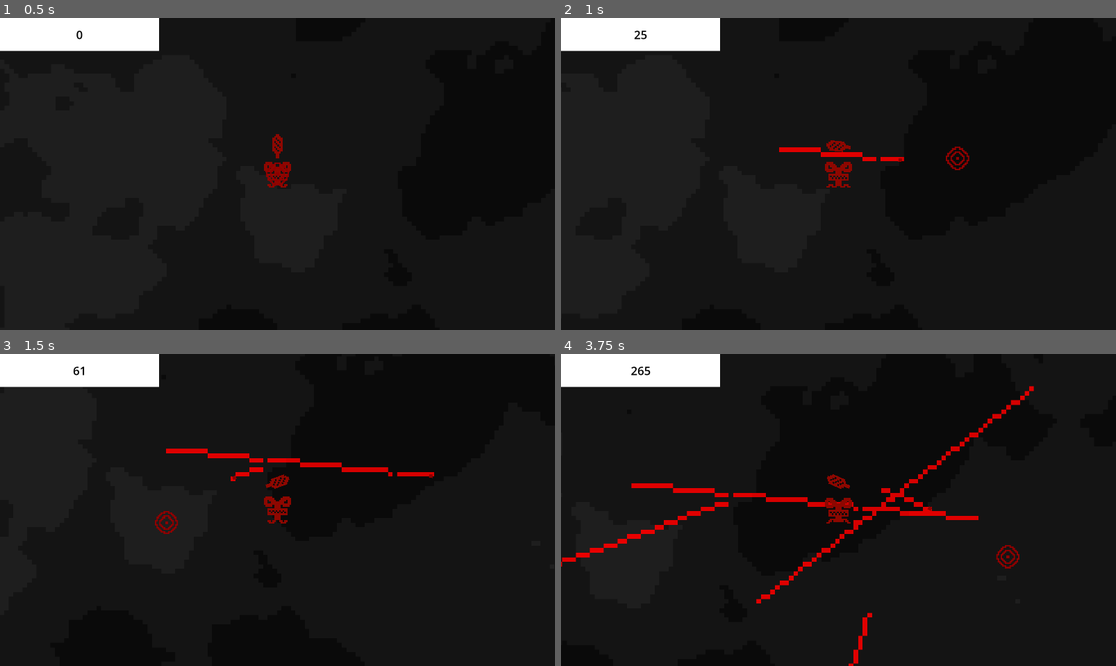
Above: before the commit, frames 1-4 (two rows, left to right).
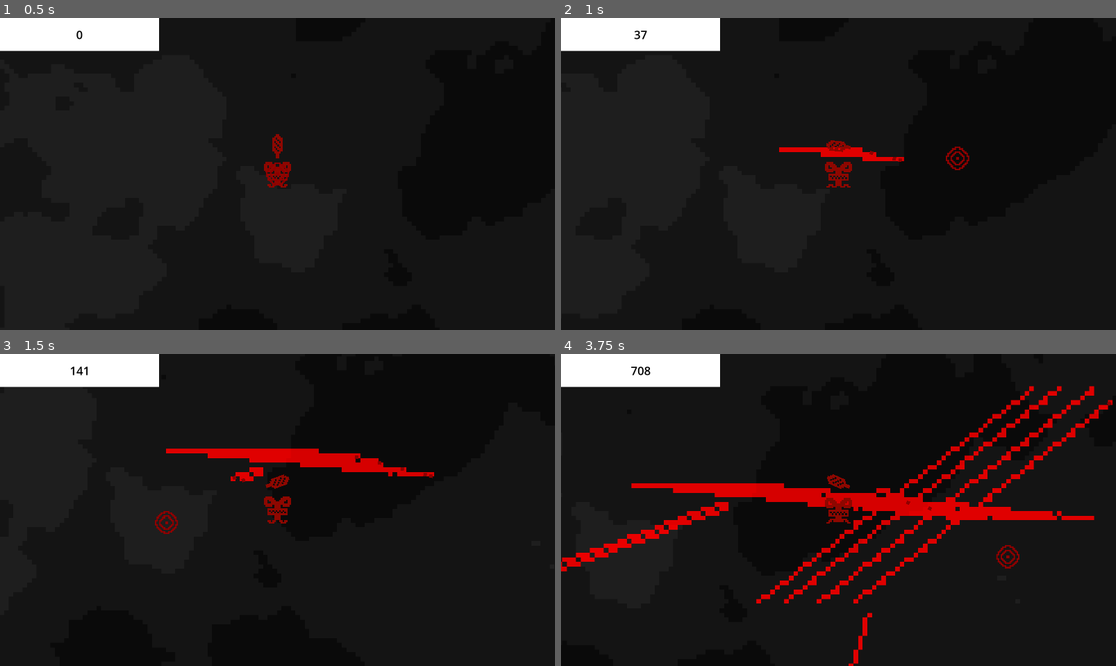
Above: after the commit, the same moments.

Repository: martindieck/color-contagion
Game: Godot game, scene res://Scenes/game.tscn
Two runs of this game, one before a commit and one after it. Both use one fixed random seed, a clock stepped at 60 frames per second and the inputs below.
Inputs (mouse positions are in pixels of both pictures, inside the frame that each line leads up to):
- Up to frame 1 (0.5 s): no input
- Up to frame 2 (1 s): tap Enter at 0.5 s; move the mouse to (960, 158) at 0.52 s; press the mouse at (960, 158) at 0.53 s; hold D (move_right) from 0.53 s (still down)
- Up to frame 3 (1.5 s): move the mouse to (166, 525) at 1.27 s; release D (move_right) at 1.28 s; release the mouse at (166, 525) at 1.28 s; hold Down (move_down) from 1.28 s (still down); click (166, 525) at 1.35 s
- Up to frame 4 (3.75 s): move the mouse to (894, 441) at 2.02 s; release Down (move_down) at 2.03 s; press the mouse at (894, 441) at 2.03 s; hold D (move_right) 2.03-2.78 s; move the mouse to (810, 572) at 2.77 s; release the mouse at (810, 572) at 2.78 s; hold W (move_up) 2.78-3.53 s; click (810, 572) at 2.85 s; move the mouse to (1005, 556) at 3.52 s; press the mouse at (1005, 556) at 3.53 s; hold A (move_left) from 3.53 s (still down)

Frame 1 is identical in both runs. In frame 2, 0.2% of the frame differs, in the area x 13-61%, y 4-46%; in frame 3, 1.1%; in frame 4, 5.2%, in the area x 0-100%, y 4-80%.

Commit message:
Added Hold to Fire function for Gun

Diff:
--- a/Godot Project/Scenes/gun.gd
+++ b/Godot Project/Scenes/gun.gd
@@ -1,5 +1,4 @@
 extends Node2D
-
 
 func _physics_process(delta):
 	var mouse_position = get_global_mouse_position()
@@ -16,3 +15,7 @@
 	new_bullet.global_position = %ShootingPoint.global_position
 	new_bullet.global_rotation = %ShootingPoint.global_rotation
 	%ShootingPoint.add_child(new_bullet)
+
+func _on_timer_timeout():
+	if Input.is_action_pressed("shoot"):
+		shoot()
--- a/Godot Project/Scenes/gun.tscn
+++ b/Godot Project/Scenes/gun.tscn
@@ -13,3 +13,9 @@
 [node name="Sprite2D" type="Sprite2D" parent="."]
 texture_filter = 1
 texture = ExtResource("2_32sxk")
+
+[node name="Timer" type="Timer" parent="."]
+wait_time = 0.2
+autostart = true
+
+[connection signal="timeout" from="Timer" to="." method="_on_timer_timeout"]
